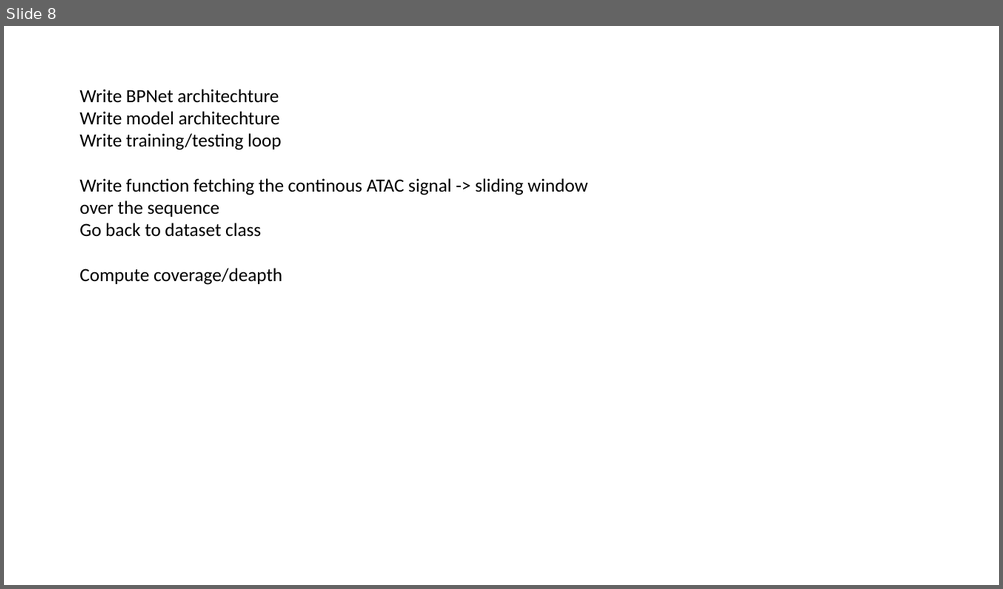
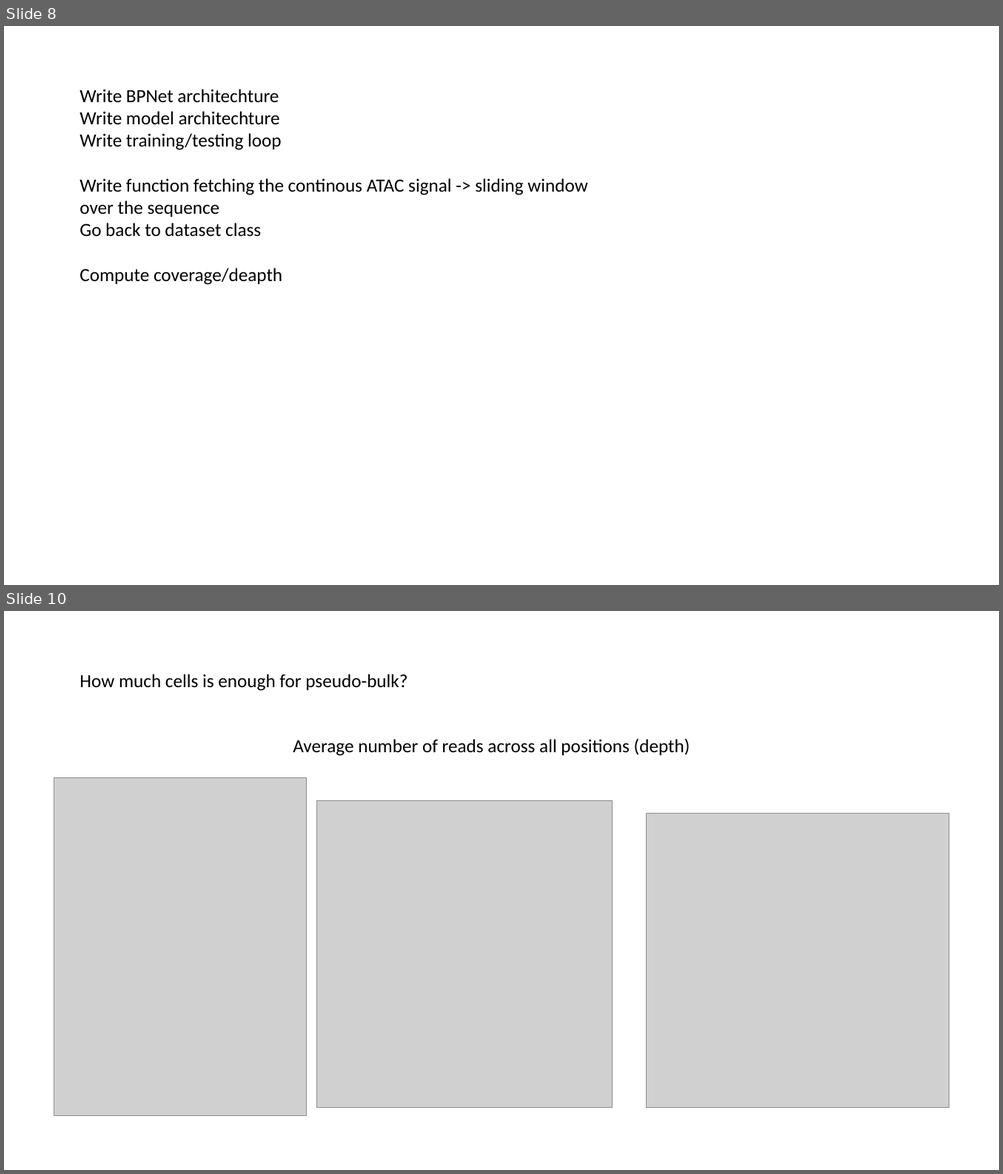
Before and after one commit to alexiaDorm/master-thesis, a slide deck: notes/Building model.pptx. Shown one above the other, each under a label of ours: slide 8 before the commit, slides 8 and 10 after it; the slides between them are not shown. The pictures are 1003x589 and 1003x1174 pixels, drawn with LibreOffice and Linux fonts; fonts in the diff are those of the drawing; grey boxes stand for pictures. Boxes give left, top, right and bottom in pixels: in the first picture for what was removed or moved away, otherwise in the second. Text is boxed around its words. In the diff, an @@ line names an element or a change of style, - is before the commit and + after.

```diff
--- a/notes/Building model.pptx
+++ b/notes/Building model.pptx
@@ slide 10 added at [4, 611, 999, 1170], background #FFFFFF @@
@@ text added at [79, 674, 407, 691], 18 pt, text #000000 @@
+How much cells is enough for pseudo-bulk?
@@ text added at [293, 738, 690, 756], 18 pt, text #000000 @@
+Average number of reads across all positions (depth)
@@ picture added at [54, 778, 306, 1117] @@
@@ picture added at [316, 801, 612, 1108] @@
@@ picture added at [646, 813, 949, 1107] @@
```
Also in this commit, not shown: 3 other slides added, 1 other file.
